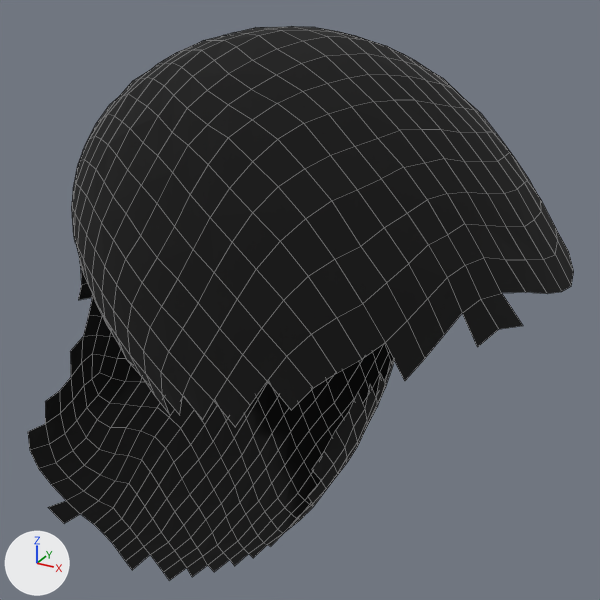
The OBJ model QS_project/data/Remeshing/Last_ex_5/Last_ex_5_Remeshed.obj: old version first, new version second.
One viewpoint serves both versions: a camera (50 mm lens) standing at (1.7, -3.41, 1.83) and looking at (-0.35, 0.31, -0.03). Arrows for +X, +Y and +Z are at lower left; the lights stay in place. Mesh edges are drawn as thin lines. Where no turn or scale is listed for an object, it has been applied to the vertices.

In view in the first picture: 'Last_ex_5_Remeshed'.
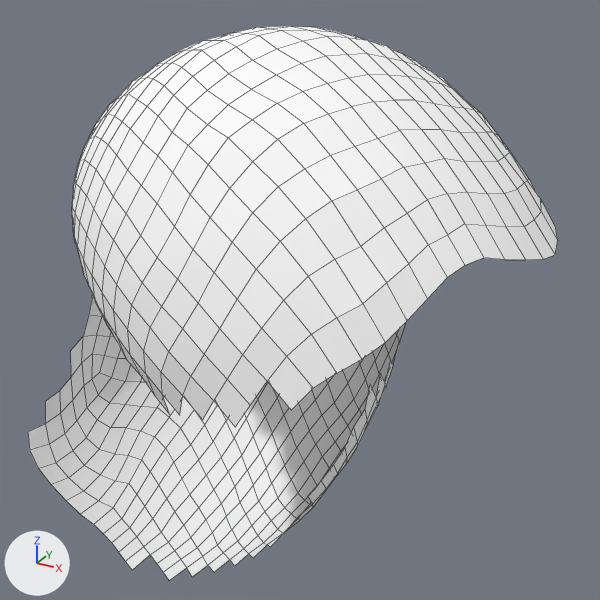
Commit message: Fix Remeshed

The change, as a diff of the scene's bpy script:
```diff
--- a/QS_project/data/Remeshing/Last_ex_5/Last_ex_5_Remeshed.obj.py
+++ b/QS_project/data/Remeshing/Last_ex_5/Last_ex_5_Remeshed.obj.py
@@ mat_diffuse_0_0_0_255_006 @@
+mat_diffuse_0_0_0_255_006 = principled_material('diffuse_0_0_0_255.006')
+mat_diffuse_0_0_0_255_006.base_color = (1.0, 1.0, 1.0)  # white #ffffff
+mat_diffuse_0_0_0_255_006.roughness = 1.0
@@ me_last_ex_5_remeshed @@
 # used by ob_last_ex_5_remeshed; location = (0.0, 0.0, 0.0)
 # verts and faces of me_last_ex_5_remeshed; kept vertices keep their numbers, new ones are numbered from 986
 # before: 17 (-1.92, 0.34, -0.05), 18 (-1.88, 0.21, -0.03) at pixel (79, 258), 20 (-1.95, 0.28, -0.25) at pixel (81, 284), 21 (-1.92, 0.25, -0.13) at pixel (80, 269), 22 (-1.95, 0.39, -0.17)
 # before: 23 (-1.97, 0.25, -0.36) at pixel (78, 300), 24 (-1.98, 0.4, -0.4) at pixel (92, 297), 57 (-1.97, 0.42, -0.29)
 # before: 162 (-1.66, -0.51, -1.38) at pixel (47, 507), 163 (-1.65, -0.37, -1.42) at pixel (66, 500), 214 (-1.55, -0.36, -1.49) at pixel (80, 514), 215 (-1.55, -0.5, -1.47) at pixel (64, 523)
 # before: 915 (-0.05, -0.1, -0.81) at pixel (311, 469), 916 (-0.04, -0.01, -0.94) at pixel (321, 480), 917 (-0.02, 0.1, -0.89) at pixel (333, 464), 953 (0.0, 0.2, -0.82) at pixel (345, 447), 954 (0.01, 0.29, -0.74) at pixel (353, 426)
 # before: 955 (-0.03, 0.01, -0.75) at pixel (324, 451), 956 (-0.02, 0.12, -0.68) at pixel (335, 430), 981 (0.03, 0.4, -0.67) at pixel (365, 408), 983 (-0.01, 0.26, -0.62) at pixel (349, 411), 984 (0.0, 0.36, -0.55) at pixel (358, 391)
-me_last_ex_5_remeshed.from_pydata(...)  # 986 vertices, 911 faces; spans x -2.0..1.15, y -1.09..1.53, z -1.67..1.42
+me_last_ex_5_remeshed.from_pydata(...)  # 956 vertices, 887 faces; spans x -2.0..1.07, y -1.09..1.53, z -1.67..1.42
+# me_last_ex_5_remeshed part 1
+delete_vertices([18, 20, 21, 23])  # with the faces that use them
+# me_last_ex_5_remeshed part 2
+delete_vertices([162, 215])  # with the faces that use them
+# me_last_ex_5_remeshed part 3
+# 15 vertices are removed from x 0.75..1.15, y -0.89..0.16, z 0.34..0.58
+# 13 faces are deleted
+# me_last_ex_5_remeshed part 4
+delete_vertices([915, 955, 956, 983, 984])  # with the faces that use them
+# me_last_ex_5_remeshed part 5: 887 faces spanning x -2.0..1.07, y -1.09..1.53, z -1.67..1.42 switch from mat_diffuse_0_0_0_255 (black #000000) to mat_diffuse_0_0_0_255_006 (white #ffffff)
```

Changed parts and their boxes [x1, y1, x2, y2] in the pictures (600 x 600 px):
'Last_ex_5_Remeshed', reshaped
    before: [28, 26, 574, 580]
    after: [28, 26, 558, 580]
part 1 of me_last_ex_5_remeshed, deleted
    before: [78, 258, 92, 300]
part 2 of me_last_ex_5_remeshed, deleted
    before: [48, 501, 80, 524]
part 3 of me_last_ex_5_remeshed, deleted (black)
    before: [385, 229, 574, 381]
part 4 of me_last_ex_5_remeshed, deleted (black)
    before: [312, 392, 365, 481]
part 5 of me_last_ex_5_remeshed, recoloured (black to white)
    both: [28, 26, 558, 580]
